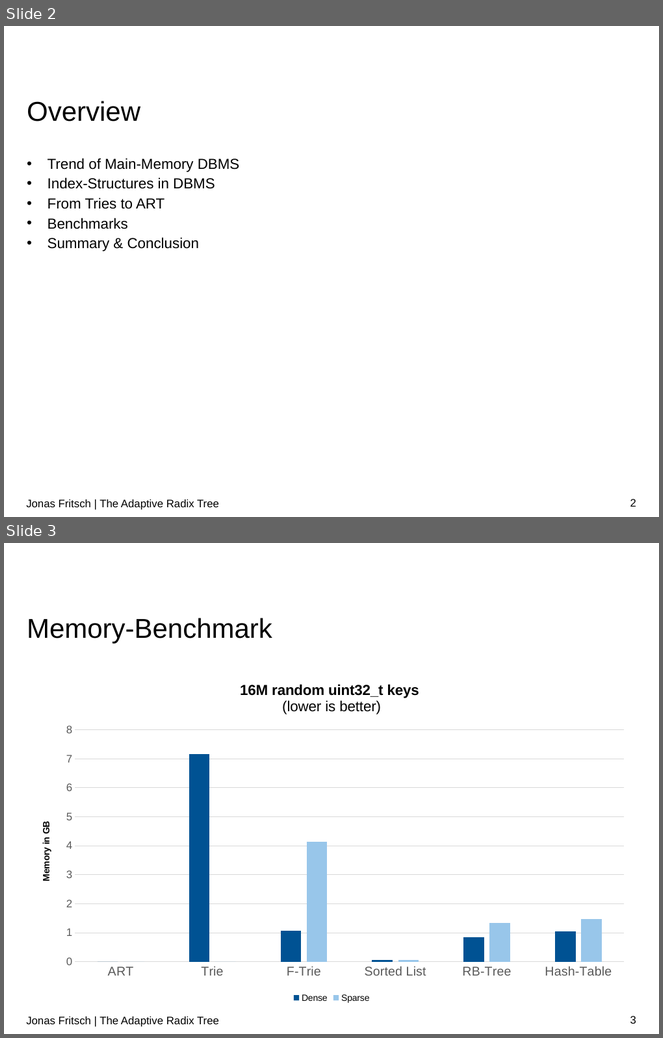
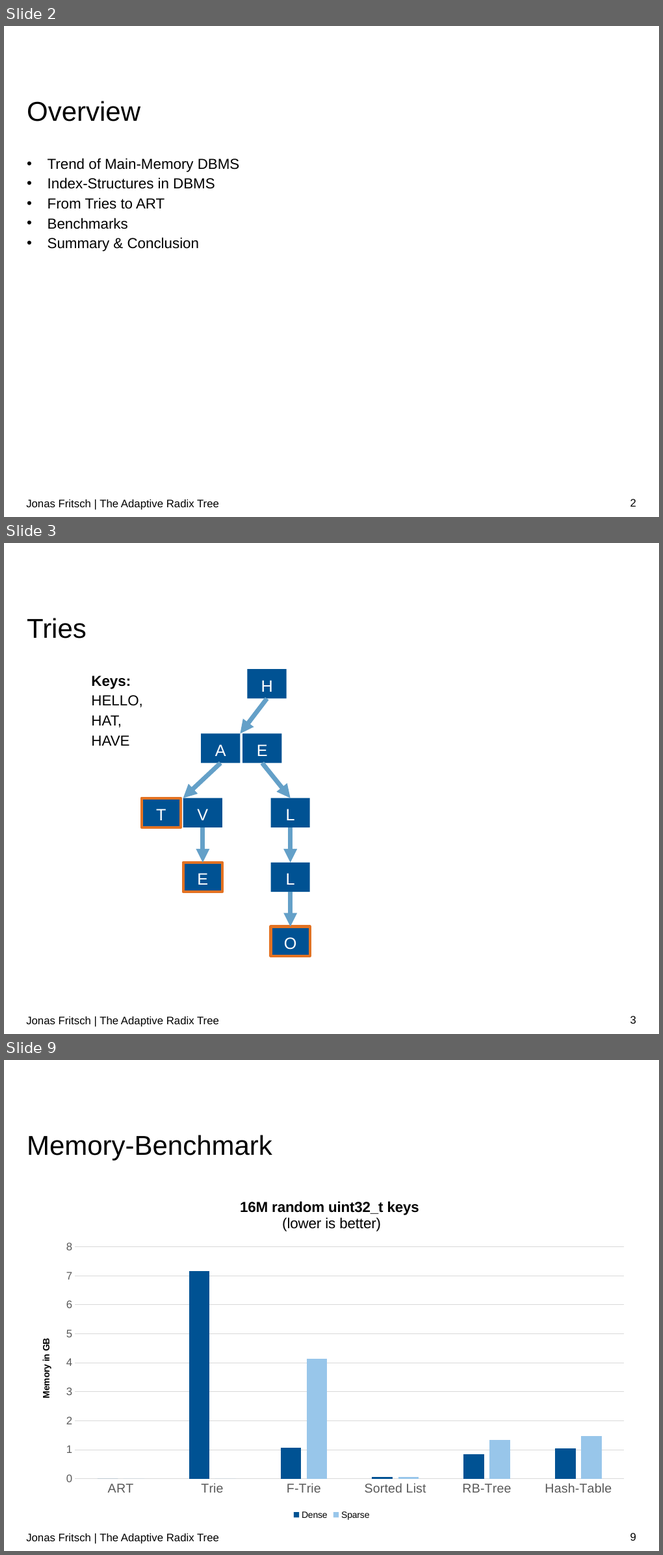
Before and after one commit to atalantus/The-Adaptive-Radix-Tree, a slide deck: Presentation/The Adaptive Radix Tree.pptx. Shown one above the other, each under a label of ours: slides 2 and 3 before the commit, slides 2, 3 and 9 after it; the slides between them are not shown. The pictures are 663x1038 and 663x1555 pixels, drawn with LibreOffice and Linux fonts; fonts in the diff are those of the drawing; background and template pictures are left out. Boxes give left, top, right and bottom in pixels: in the first picture for what was removed or moved away, otherwise in the second. Text is boxed around its words. In the diff, an @@ line names an element or a change of style, - is before the commit and + after.

```diff
--- a/Presentation/The Adaptive Radix Tree.pptx
+++ b/Presentation/The Adaptive Radix Tree.pptx
@@ slide 3 added at <box>4,543,659,1034</box>, background #FFFFFF @@
@@ title added at <box>27,618,87,639</box>, 30 pt, text #000000 @@
+Tries
@@ text added at <box>91,676,142,746</box>, 16 pt, text #000000 @@
+Keys:
+HELLO,
+HAT,
+HAVE
@@ rectangle added at <box>248,670,287,699</box>, fill #005293, 18 pt, text #FFFFFF @@
+H
@@ arrow added from (267, 699) to (241, 733), #64A0C8 5 pt @@
@@ rectangle added at <box>201,733,241,763</box>, fill #005293, 18 pt, text #FFFFFF @@
+A
@@ rectangle added at <box>243,733,282,763</box>, fill #005293, 18 pt, text #FFFFFF @@
+E
@@ arrow added from (221, 763) to (183, 798), #64A0C8 5 pt @@
@@ arrow added from (262, 763) to (290, 798), #64A0C8 5 pt @@
@@ rectangle added at <box>142,798,181,828</box>, fill #005293, outline #E37222 3 pt, 18 pt, text #FFFFFF @@
+T
@@ rectangle added at <box>183,798,223,828</box>, fill #005293, 18 pt, text #FFFFFF @@
+V
@@ rectangle added at <box>270,798,310,828</box>, fill #005293, 18 pt, text #FFFFFF @@
+L
@@ arrow added from (202, 827) to (202, 863), #64A0C8 5 pt @@
@@ arrow added from (290, 827) to (290, 863), #64A0C8 5 pt @@
@@ rectangle added at <box>183,863,223,892</box>, fill #005293, outline #E37222 3 pt, 18 pt, text #FFFFFF @@
+E
@@ rectangle added at <box>270,863,310,892</box>, fill #005293, 18 pt, text #FFFFFF @@
+L
@@ arrow added from (290, 892) to (290, 927), #64A0C8 5 pt @@
@@ rectangle added at <box>270,927,310,956</box>, fill #005293, outline #E37222 3 pt, 18 pt, text #FFFFFF @@
+O
@@ text added at <box>26,1017,219,1027</box>, 12 pt, text #000000 @@
+Jonas Fritsch | The Adaptive Radix Tree
@@ page number added at <box>631,1016,636,1024</box>, 12 pt, text #000000 @@
+3
@@ what was slide 3 is now slide 9 @@
@@ page number at <box>631,1533,636,1541</box>: text changed @@
-3
+9
```
Also in this commit, not shown: 5 other slides added.
